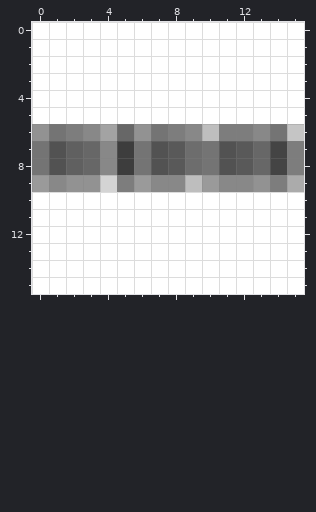
File history of a pixel-art sprite, public/favicon-16x16.png. This is how it looked before the edit.
The file is 16x16 pixels. Colours within 5 levels of each other are drawn and written as one.
The result:
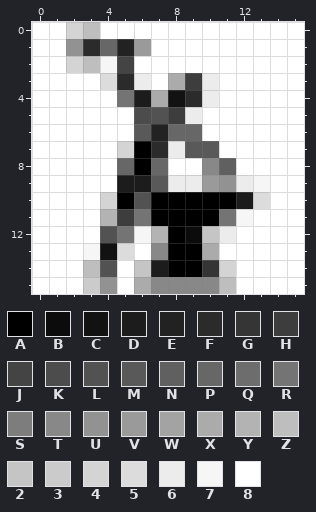
Palette (. is transparent): A #000000  B #0c0c0c  C #121212  D #1c1c1c  E #222222  F #2b2b2b  G #353535  H #3d3d3d  J #444444  K #4c4c4c  L #525252  M #595959  N #606060  P #676767  Q #6d6d6d  R #747474  S #7d7d7d  T #888888  U #929292  V #9a9a9a  W #a3a3a3  X #ababab  Y #b3b3b3  Z #bebebe  2 #c5c5c5  3 #cbcbcb  4 #d4d4d4  5 #dcdcdc  6 #ececec  7 #f6f6f6  8 #ffffff
Commit message: better favicons
From old to new:
{"y":0,"x":2,"old":"88","new":"4Z"}
{"y":1,"x":2,"old":"88888","new":"UFPEV"}
{"y":2,"x":2,"old":"8888","new":"4Z7J"}
{"y":3,"x":4,"old":"888","new":"5F6"}
{"y":3,"x":8,"old":"888","new":"XH6"}
{"y":4,"x":5,"old":"888888","new":"RDXCF6"}
{"y":5,"x":6,"old":"8888","new":"KLH6"}
{"y":6,"x":0,"old":"URSTWPURSTZSSTR2","new":"888888MEPP888888"}
{"y":7,"x":0,"old":"RLNPTHRLMQRLMPJS","new":"888884AF6MM88888"}
{"y":8,"x":0,"old":"RLNPTHRLMQRLMPJS","new":"88888PAP88TN8888"}
{"y":9,"x":0,"old":"VTUU4SVTTZ","new":"88888DDM66"}
{"y":9,"x":11,"old":"TTUSX","new":"U6788"}
{"y":10,"x":4,"old":"8888888888","new":"4ALAAAAAD5"}
{"y":11,"x":4,"old":"888888888","new":"YHRAAAAR7"}
{"y":12,"x":4,"old":"88888888","new":"LR7YAB26"}
{"y":13,"x":3,"old":"888","new":"7C5"}
{"y":13,"x":7,"old":"8888","new":"TAAX"}
{"y":14,"x":3,"old":"88","new":"ZL"}
{"y":14,"x":6,"old":"888888","new":"2DAAG4"}
{"y":15,"x":3,"old":"88","new":"3U"}
{"y":15,"x":6,"old":"888888","new":"XTTTTZ"}
